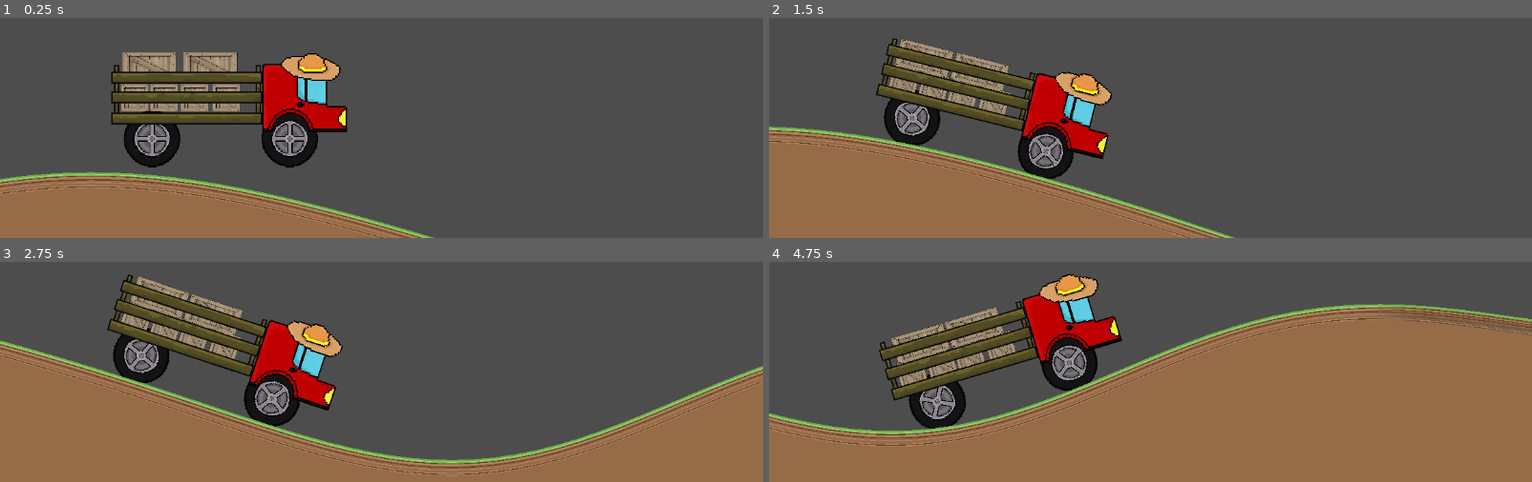
Above: before the commit, frames 1-4 (two rows, left to right).
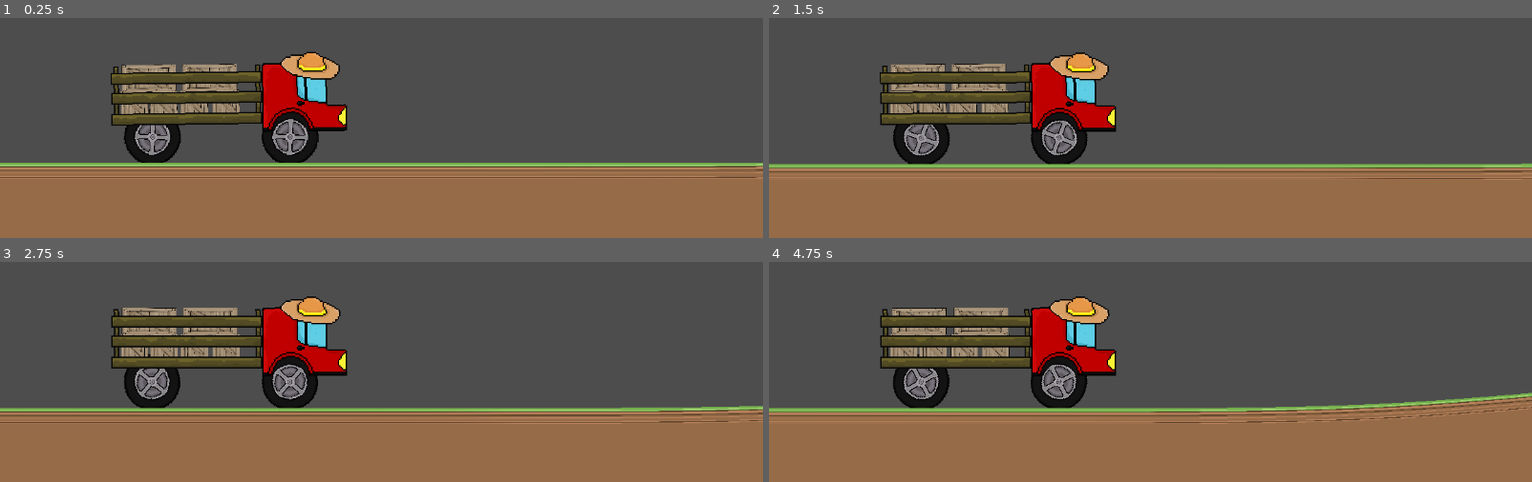
Above: after the commit, the same moments.

Repository: YanIgnacio/goToTownGame
Game: Godot game, scene res://scenes/gameScene.tscn
The game is run twice, just before and just after one commit, with the same random seed, the same clock (stepped at 60 frames per second) and the same inputs.
Inputs:
- Up to frame 1 (0.25 s): no input
- Up to frame 2 (1.5 s): hold Right (ui_right) from 0.53 s (still down)
- Up to frame 3 (2.75 s): release Right (ui_right) at 2.03 s; hold Left (ui_left) from 2.03 s (still down)
- Up to frame 4 (4.75 s): release Left (ui_left) at 2.78 s; hold Right (ui_right) 2.78-4.28 s; hold Left (ui_left) from 4.28 s (still down)

The runs differ from the first frame. In frame 1, 28% of the frame differs, in the area x 0-100%, y 15-100%; in frame 2, 33%; in frame 3, 28%; in frame 4, 38%, in the area x 0-100%, y 5-84%.

Commit message:
Terreno plano

Diff:
--- a/go-to-town-game/scenes/gameScene.tscn
+++ b/go-to-town-game/scenes/gameScene.tscn
@@ -11,22 +11,22 @@
 position = Vector2(0, -2)
 
 [node name="Carro" parent="." unique_id=1410308043 instance=ExtResource("2_ijoxr")]
-position = Vector2(345, -138)
+position = Vector2(334, -65)
 
 [node name="Node2D" parent="." unique_id=876893026 instance=ExtResource("3_0smmp")]
-position = Vector2(274, -134)
+position = Vector2(263, -61)
 
 [node name="Node2D2" parent="." unique_id=1981726406 instance=ExtResource("3_0smmp")]
-position = Vector2(296, -134)
+position = Vector2(285, -61)
 
 [node name="Node2D3" parent="." unique_id=522574052 instance=ExtResource("3_0smmp")]
-position = Vector2(319, -134)
+position = Vector2(308, -61)
 
 [node name="Node2D4" parent="." unique_id=1431512447 instance=ExtResource("3_0smmp")]
-position = Vector2(343, -134)
+position = Vector2(332, -61)
 
 [node name="Node2D5" parent="." unique_id=1519297380 instance=ExtResource("4_4doxw")]
-position = Vector2(285, -158)
+position = Vector2(274, -85)
 
 [node name="Node2D6" parent="." unique_id=1070718116 instance=ExtResource("4_4doxw")]
-position = Vector2(331, -158)
+position = Vector2(320, -85)
--- a/go-to-town-game/scripts/car.gd
+++ b/go-to-town-game/scripts/car.gd
@@ -14,7 +14,6 @@
 @onready var timer = $Timer
 @onready var frontWheel = $frontWheelPin/frontWheel
 @onready var backWheel = $backWheelPin/backWheel
-
 
 func _process(delta):
 	var direction = Input.get_axis("ui_left", "ui_right")
--- a/go-to-town-game/scripts/terrainGeneration.gd
+++ b/go-to-town-game/scripts/terrainGeneration.gd
@@ -1,5 +1,6 @@
 extends Node2D
 
+@export var flat_spawn_length: int = 1000
 @export var chunk_width: int = 20000
 @export var point_spacing: int = 16
 @export var terrain_height: float = 500.0
@@ -9,6 +10,7 @@
 var noise := FastNoiseLite.new()
 var generated_up_to: float = 0.0
 
+
 func _ready():
 	noise.noise_type = FastNoiseLite.TYPE_PERLIN
 	noise.frequency = noise_frequency
@@ -17,6 +19,11 @@
 	generated_up_to = chunk_width
 
 func get_height(x: float) -> float:
+	if x < flat_spawn_length:
+		return 0.0
+	if x < flat_spawn_length + 200:
+		var t = (x - flat_spawn_length) / 200.0  # 0.0 to 1.0
+		return lerp(0.0, noise.get_noise_1d(x) * terrain_height, t)
 	return noise.get_noise_1d(x) * terrain_height
 
 func smooth(points: Array, passes: int) -> Array:
